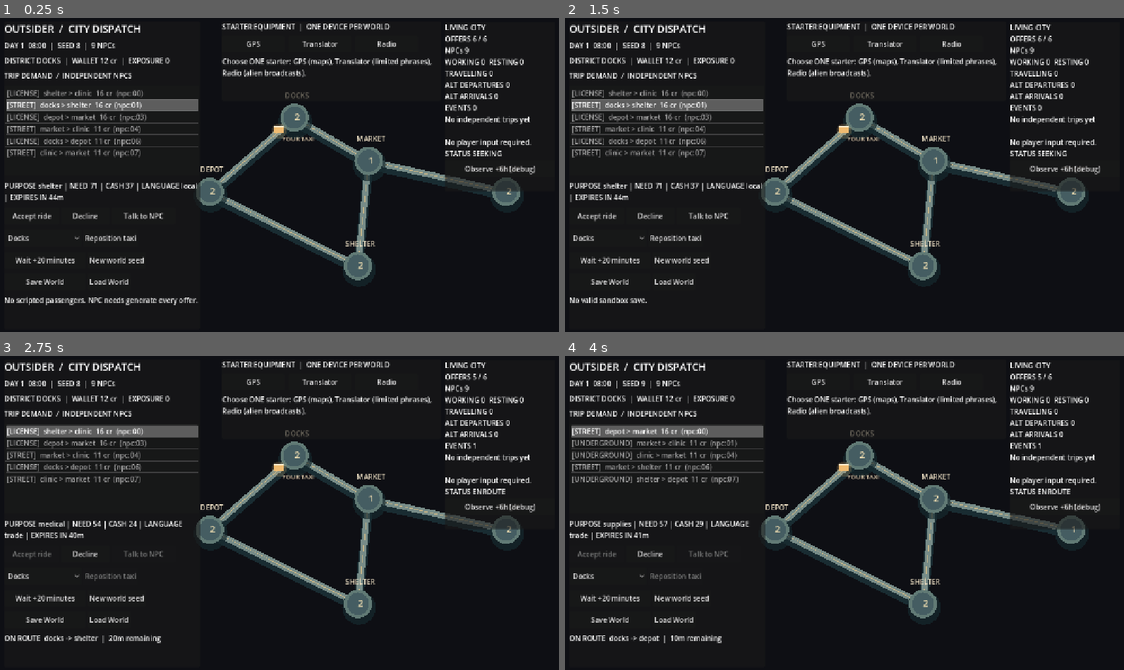
Above: before the commit, frames 1-4 (two rows, left to right).
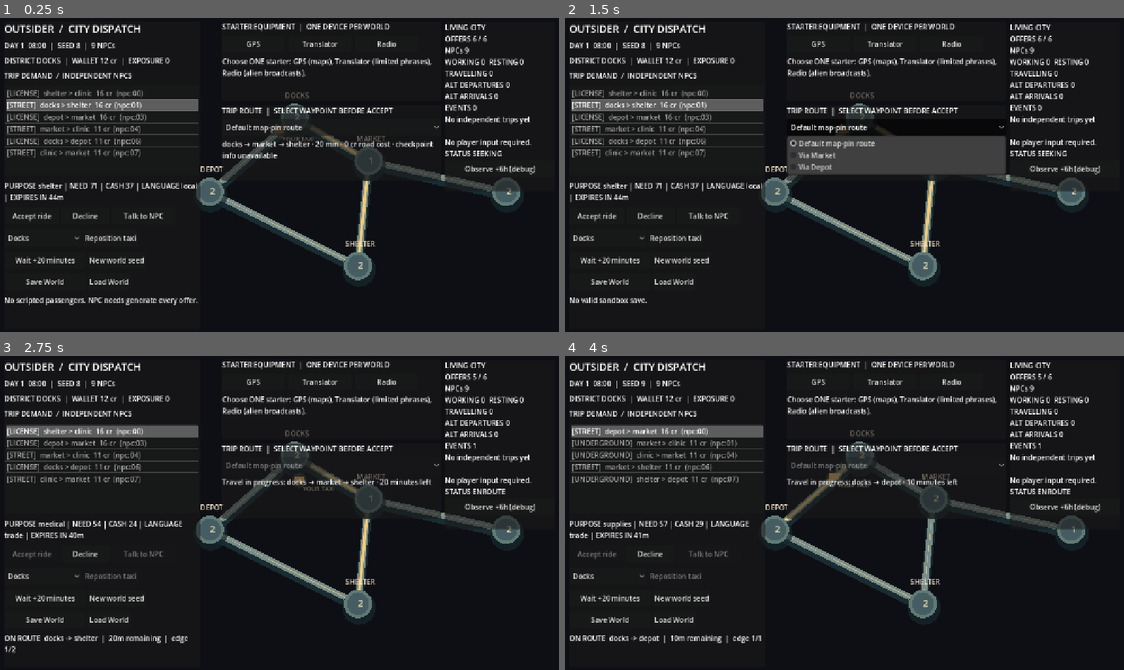
Above: after the commit, the same moments.

Repository: MohamedXIV/outsider-driver-2d
Game: Godot game, scene res://scenes/sandbox.tscn
Two runs of this game, one before a commit and one after it. Both use one fixed random seed, a clock stepped at 60 frames per second and the inputs below.
Inputs (mouse positions are in pixels of both pictures, inside the frame that each line leads up to):
- Up to frame 1 (0.25 s): no input
- Up to frame 2 (1.5 s): click "Load World" at 0.5 s; click (894, 127) at 1.25 s, where only the run after the commit has a clickable "Default map-pin route"
- Up to frame 3 (2.75 s): click "Accept ride" at 2 s
- Up to frame 4 (4 s): click "New world seed" at 2.75 s; click "Accept ride" at 3.5 s

The runs differ from the first frame. In frame 1, 2.6% of the frame differs, in the area x 39-79%, y 27-75%; in frame 2, 6.0%; in frame 3, 2.6%; in frame 4, 2.4%.

Commit message:
Routes P0: select path by waypoint and render taxi traveling actual world route segments

Diff:
--- a/scenes/sandbox.tscn
+++ b/scenes/sandbox.tscn
@@ -192,3 +192,27 @@
 layout_mode = 2
 autowrap_mode = 3
 text = "Select one working device."
+
+[node name="RoutePanel" type="PanelContainer" parent="HUD"]
+offset_left = 510.0
+offset_top = 207.0
+offset_right = 1006.0
+offset_bottom = 377.0
+
+[node name="Content" type="VBoxContainer" parent="HUD/RoutePanel"]
+layout_mode = 2
+theme_override_constants/separation = 7
+
+[node name="Heading" type="Label" parent="HUD/RoutePanel/Content"]
+layout_mode = 2
+text = "TRIP ROUTE  |  SELECT WAYPOINT BEFORE ACCEPT"
+
+[node name="Via" type="OptionButton" parent="HUD/RoutePanel/Content"]
+layout_mode = 2
+custom_minimum_size = Vector2(465, 38)
+
+[node name="Preview" type="Label" parent="HUD/RoutePanel/Content"]
+layout_mode = 2
+custom_minimum_size = Vector2(460, 72)
+autowrap_mode = 3
+text = "Select a request to preview connected roads."
--- a/scripts/sandbox/sandbox_city_view.gd
+++ b/scripts/sandbox/sandbox_city_view.gd
@@ -3,7 +3,11 @@
 
 # Deliberately provisional 2D district projection. Renders the *shared*
 # SandboxRoads graph, never a fixed passenger/taxi route.
+signal waypoint_clicked(district: String)
+
 var world: SandboxWorld
+var preview_nodes: Array[String] = []
+var visual_fraction: float = 0.0
 
 
 func _point(district: String) -> Vector2:
@@ -22,6 +26,9 @@
 			draw_line(a + Vector2(0, 9), b + Vector2(0, 9), Color("192c32"), 21)
 			draw_line(a, b, Color("778c88"), 14)
 			draw_line(a, b, Color("dfc389", 0.7), 1.7)
+	var highlighted: Array[String] = world.route_nodes if not world.active_offer_id.is_empty() else preview_nodes
+	for i in range(highlighted.size() - 1):
+		draw_line(_point(highlighted[i]), _point(highlighted[i + 1]), Color("f4cb77"), 6, true)
 	for district in SandboxRoads.DISTRICTS:
 		var center: Vector2 = _point(district)
 		draw_circle(center + Vector2(2, 9), 38, Color("16292e", 0.7))
@@ -37,8 +44,28 @@
 				district.to_upper(), HORIZONTAL_ALIGNMENT_CENTER,
 				100, 16, Color("f7e9cc"))
 	var taxi: Vector2 = _point(world.player_district)
+	if not world.active_offer_id.is_empty() and world.route_segment < world.route_nodes.size() - 1:
+		var from: String = world.route_nodes[world.route_segment]
+		var to: String = world.route_nodes[world.route_segment + 1]
+		var minutes: int = SandboxRoads.edge_minutes(from, to)
+		var fraction: float = (float(world.route_edge_elapsed) + visual_fraction * 10.0) / float(minutes)
+		taxi = _point(from).lerp(_point(to), clampf(fraction, 0.0, 1.0))
 	draw_circle(taxi + Vector2(-35, 30), 17, Color("f5c87c", 0.18))
 	draw_rect(Rect2(taxi + Vector2(-46, 19), Vector2(22, 16)), Color("efbb71"))
 	draw_line(taxi + Vector2(-47, 20), taxi + Vector2(-24, 20), Color("fdf0d1"), 2)
 	draw_string(ThemeDB.fallback_font, taxi + Vector2(-28, 53), "YOUR TAXI",
 			HORIZONTAL_ALIGNMENT_CENTER, -1, 14, Color("f5dfbc"))
+
+
+func _unhandled_input(event: InputEvent) -> void:
+	if not (event is InputEventMouseButton) or not event.pressed \
+			or event.button_index != MOUSE_BUTTON_LEFT or world == null:
+		return
+	if not world.active_offer_id.is_empty():
+		return
+	var pointer: Vector2 = to_local(get_global_mouse_position())
+	for district in SandboxRoads.DISTRICTS:
+		if pointer.distance_to(_point(district)) < 28.0:
+			waypoint_clicked.emit(district)
+			get_viewport().set_input_as_handled()
+			return
--- a/scripts/sandbox/sandbox_conversation.gd
+++ b/scripts/sandbox/sandbox_conversation.gd
@@ -55,7 +55,7 @@
 			and offer.get("origin") == world.player_district and world.active_offer_id.is_empty()
 
 
-func choose(index: int, world: SandboxWorld) -> bool:
+func choose(index: int, world: SandboxWorld, waypoint: String = "") -> bool:
 	if _ink == null or not still_valid(world):
 		return false
 	var choices: Array = _frame.get("choices", [])
@@ -69,7 +69,7 @@
 		world.observe_route_language(offer_id)
 	# Ink tags describe a proposed speech act. World validates & owns the effect.
 	if tags.has(ACTION_ACCEPT):
-		_outcome = "accepted" if world.accept(offer_id) else "blocked"
+		_outcome = "accepted" if world.accept(offer_id, waypoint) else "blocked"
 	elif tags.has(ACTION_DECLINE):
 		_outcome = "declined" if world.decline(offer_id) else "blocked"
 	return true
--- a/scripts/sandbox/sandbox_main.gd
+++ b/scripts/sandbox/sandbox_main.gd
@@ -12,6 +12,8 @@
 @onready var _clock: Label = $HUD/DockPanel/Content/Clock
 @onready var _world_info: Label = $HUD/WorldPanel/Content/WorldInfo
 @onready var _observe: Button = $HUD/WorldPanel/Content/Observe
+@onready var _via: OptionButton = $HUD/RoutePanel/Content/Via
+@onready var _route_preview: Label = $HUD/RoutePanel/Content/Preview
 @onready var _talk: Button = $HUD/DockPanel/Content/Actions/Talk
 @onready var _dialogue_panel: PanelContainer = $HUD/DialoguePanel
 @onready var _dialogue_title: Label = $HUD/DialoguePanel/Content/Title
@@ -32,6 +34,8 @@
 var _conversation: SandboxConversation
 var _last_intent: String = ""
 var _last_outcome: String = ""
+var _route_waypoint: String = ""
+var _route_for_offer: String = ""
 
 
 func _ready() -> void:
@@ -40,6 +44,8 @@
 		_districts.add_item(district.capitalize())
 	_districts.select(0)
 	_offers.item_selected.connect(_on_selected)
+	_via.item_selected.connect(_on_waypoint_selected)
+	_city.waypoint_clicked.connect(_on_map_waypoint)
 	_gps.pressed.connect(_on_starter_device.bind("gps"))
 	_translator.pressed.connect(_on_starter_device.bind("translator"))
 	_radio.pressed.connect(_on_starter_device.bind("radio"))
@@ -61,11 +67,35 @@
 		_elapsed -= REAL_SECONDS_PER_STEP
 		_world.advance(10)
 		_render()
+	if not _world.active_offer_id.is_empty():
+		_city.visual_fraction = clampf(_elapsed / REAL_SECONDS_PER_STEP, 0.0, 1.0)
+		_city.queue_redraw()
 
 
 func _on_selected(index: int) -> void:
 	_selected_id = str(_offers.get_item_metadata(index))
-	_render()
+	_route_waypoint = ""
+	_route_for_offer = _selected_id
+	_render()
+
+
+func _on_waypoint_selected(index: int) -> void:
+	if _world.active_offer_id.is_empty() and index >= 0 and index < _via.item_count:
+		_route_waypoint = str(_via.get_item_metadata(index))
+		_render()
+
+
+func _on_map_waypoint(district: String) -> void:
+	if not _world.active_offer_id.is_empty():
+		return
+	var offer: Dictionary = _world.offer_by_id(_selected_id)
+	if offer.is_empty():
+		return
+	var proposed: Array[String] = SandboxRoads.path(str(offer["origin"]), str(offer["destination"]), district)
+	if SandboxRoads.valid_path(proposed):
+		_route_waypoint = district
+		_render()
+
 
 
 func _on_starter_device(device: String) -> void:
@@ -91,7 +121,7 @@
 
 
 func _on_dialogue_choice(index: int) -> void:
-	if _conversation == null or not _conversation.choose(index, _world):
+	if _conversation == null or not _conversation.choose(index, _world, _route_waypoint):
 		_notice_text = "That request is no longer valid."
 		_conversation = null
 		_last_outcome = "invalid"
@@ -109,10 +139,10 @@
 
 
 func _on_accept() -> void:
-	if _world.accept(_selected_id):
+	if _world.accept(_selected_id, _route_waypoint):
 		_conversation = null
 		_last_outcome = "accepted"
-		_notice_text = "Job accepted. World time still moves; complete the route by waiting."
+		_notice_text = "Job accepted. Your chosen road segments now control taxi movement."
 	else:
 		_notice_text = "Not accessible: travel to origin or avoid licensed dispatch."
 	_render()
@@ -155,6 +185,8 @@
 	_last_outcome = ""
 	_city.world = _world
 	_selected_id = ""
+	_route_waypoint = ""
+	_route_for_offer = ""
 	_elapsed = 0.0
 	_notice_text = "Fresh independent simulated city seed."
 	_render()
@@ -185,6 +217,8 @@
 	_city.world = saved
 	_conversation = restored
 	_selected_id = restored.offer_id if restored != null else ""
+	_route_for_offer = _selected_id
+	_route_waypoint = ""
 	_elapsed = 0.0
 	_last_intent = "restored" if restored != null else ""
 	_last_outcome = ""
@@ -230,6 +264,9 @@
 				break
 	else:
 		_selected_id = ""
+	if _route_for_offer != _selected_id:
+		_route_for_offer = _selected_id
+		_route_waypoint = ""
 	var chosen: Dictionary = _world.offer_by_id(_selected_id)
 	var npc: Dictionary = _world.resident(str(chosen.get("npc_id", "")))
 	var eligible: bool = not chosen.is_empty() and chosen["origin"] == _world.player_district \
@@ -247,6 +284,7 @@
 			maxi(0, int(chosen["expires_at"]) - _world.minute)
 		]
 	_notice.text = _notice_text
+	_render_route_picker(chosen)
 	_gear_panel.visible = true
 	var gear_selected: bool = not _world.starter_device.is_empty()
 	_gps.disabled = gear_selected
@@ -302,11 +340,12 @@
 	]
 	if not _world.active_offer_id.is_empty():
 		var route: Dictionary = _world.offer_by_id(_world.active_offer_id)
-		_notice.text = "ON ROUTE  %s -> %s  |  %dm remaining" % [
-			route["origin"], route["destination"], _world.remaining_minutes
+		_notice.text = "ON ROUTE  %s -> %s  |  %dm remaining  |  edge %d/%d" % [
+			route["origin"], route["destination"], _world.remaining_minutes,
+			_world.route_segment + 1, _world.route_nodes.size() - 1
 		]
 	if OS.has_feature("web"):
-		var web_state: String = "Object.assign(document.documentEl …(593 unchanged characters)… andboxResting:'%d',sandboxNpcMoving:'%d'})" % [
+		var web_state: String = "Object.assign(document.documentEl …(593 unchanged characters)… andboxResting:'%d',sandboxNpcMoving:'%d',sandboxRouteNodes:%s,sandboxRouteSegment:'%d',sandboxRouteElapsed:'%d',sandboxRouteWaypoint:'%s',sandboxRoutePreview:%s})" % [
 			_world.seed, available.size(), _world.residents.size(), _world.events.size(),
 			_world.credits, _world.risk, phase, _world.player_district,
 			_selected_id, str(not _accept.disabled).to_lower(), _settled_count(),
@@ -316,7 +355,9 @@
 			_conversation.offer_id if _conversation != null else "",
 			_last_intent, _last_outcome, JSON.stringify(_dialogue_text.text if _conversation != null else ""),
 			_world.starter_device, _world.knowledge.size(), str(_world.knows(SandboxKnowledge.ROUTE_MARKER)).to_lower(),
-			JSON.stringify(_gear_info.text), departed, arrived, working, resting, moving
+			JSON.stringify(_gear_info.text), departed, arrived, working, resting, moving,
+			JSON.stringify(_world.route_nodes), _world.route_segment, _world.route_edge_elapsed,
+			_route_waypoint, JSON.stringify(_route_preview.text)
 		]
 		JavaScriptBridge.eval(web_state, true)
 
@@ -342,3 +383,48 @@
 		if event["kind"] == kind:
 			total += 1
 	return total
+
+
+func _render_route_picker(offer: Dictionary) -> void:
+	_via.clear()
+	_via.add_item("Default map-pin route")
+	_via.set_item_metadata(0, "")
+	_via.disabled = not _world.active_offer_id.is_empty() or offer.is_empty()
+	if not _world.active_offer_id.is_empty():
+		_city.preview_nodes = _world.route_nodes.duplicate()
+		_route_preview.text = "Travel in progress: %s · %d minutes left" % [
+			" → ".join(_world.route_nodes), _world.remaining_minutes
+		]
+		return
+	if offer.is_empty():
+		_city.preview_nodes = []
+		_route_preview.text = "Select a local request to see its connected road path."
+		return
+	var from: String = str(offer["origin"])
+	var to: String = str(offer["destination"])
+	var selected: int = 0
+	for district in SandboxRoads.DISTRICTS:
+		if district == from or district == to:
+			continue
+		var options: Array[String] = SandboxRoads.path(from, to, district)
+		if not SandboxRoads.valid_path(options):
+			continue
+		_via.add_item("Via %s" % district.capitalize())
+		var idx: int = _via.item_count - 1
+		_via.set_item_metadata(idx, district)
+		if district == _route_waypoint:
+			selected = idx
+	_via.select(selected)
+	_route_waypoint = str(_via.get_item_metadata(selected))
+	var route: Array[String] = SandboxRoads.path(from, to, _route_waypoint)
+	_city.preview_nodes = route.duplicate()
+	if not SandboxRoads.valid_path(route):
+		_route_preview.text = "No connected road path for this offer."
+		return
+	var exposure: String = " · checkpoint info unavailable"
+	if _world.knows("map:district-graph"):
+		exposure = " · known checkpoint exposure %d" % SandboxRoads.path_exposure(route)
+	_route_preview.text = "%s · %d min · %d cr road cost%s" % [
+		" → ".join(route), SandboxRoads.path_minutes(route),
+		SandboxRoads.path_expense(route), exposure
+	]
